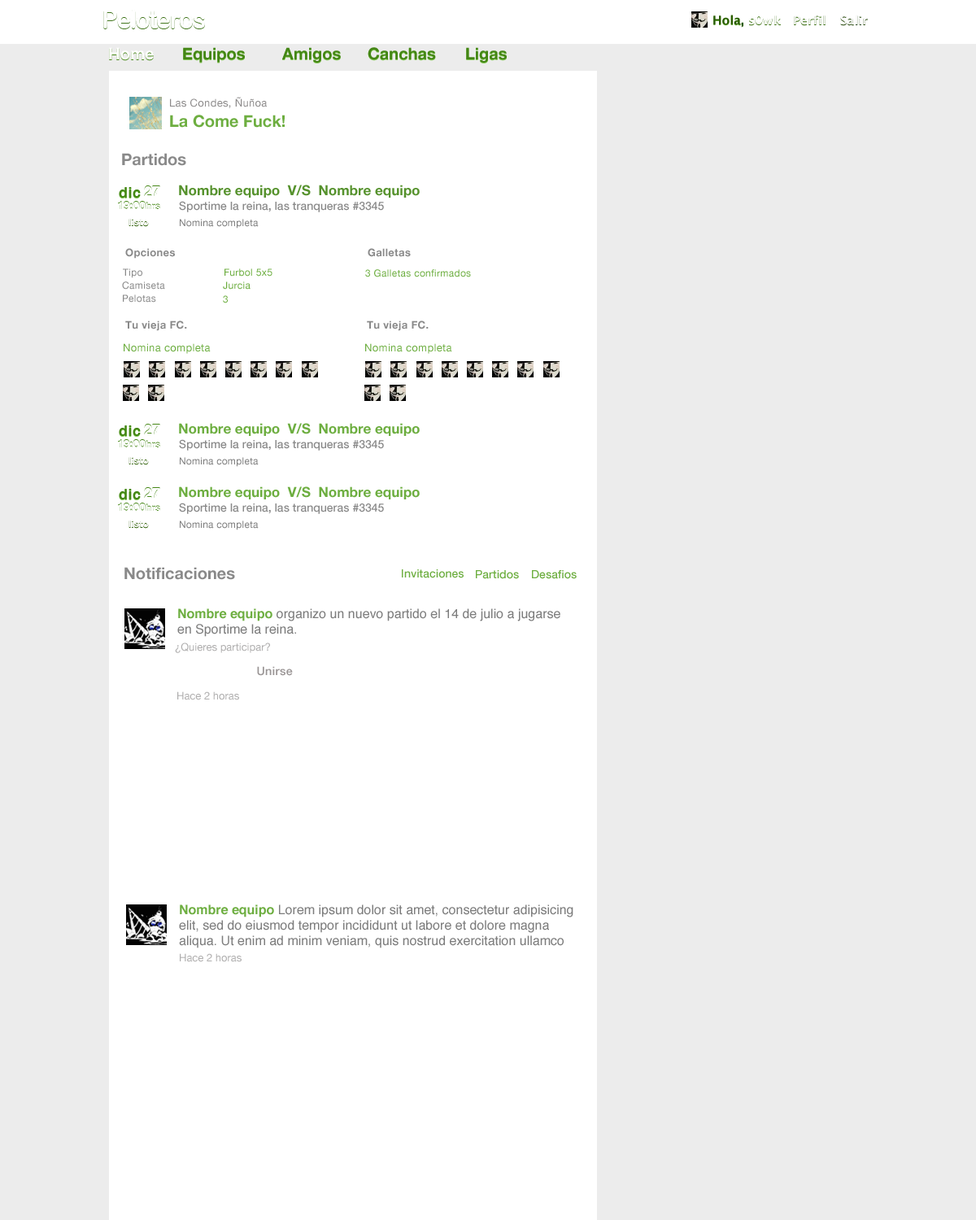
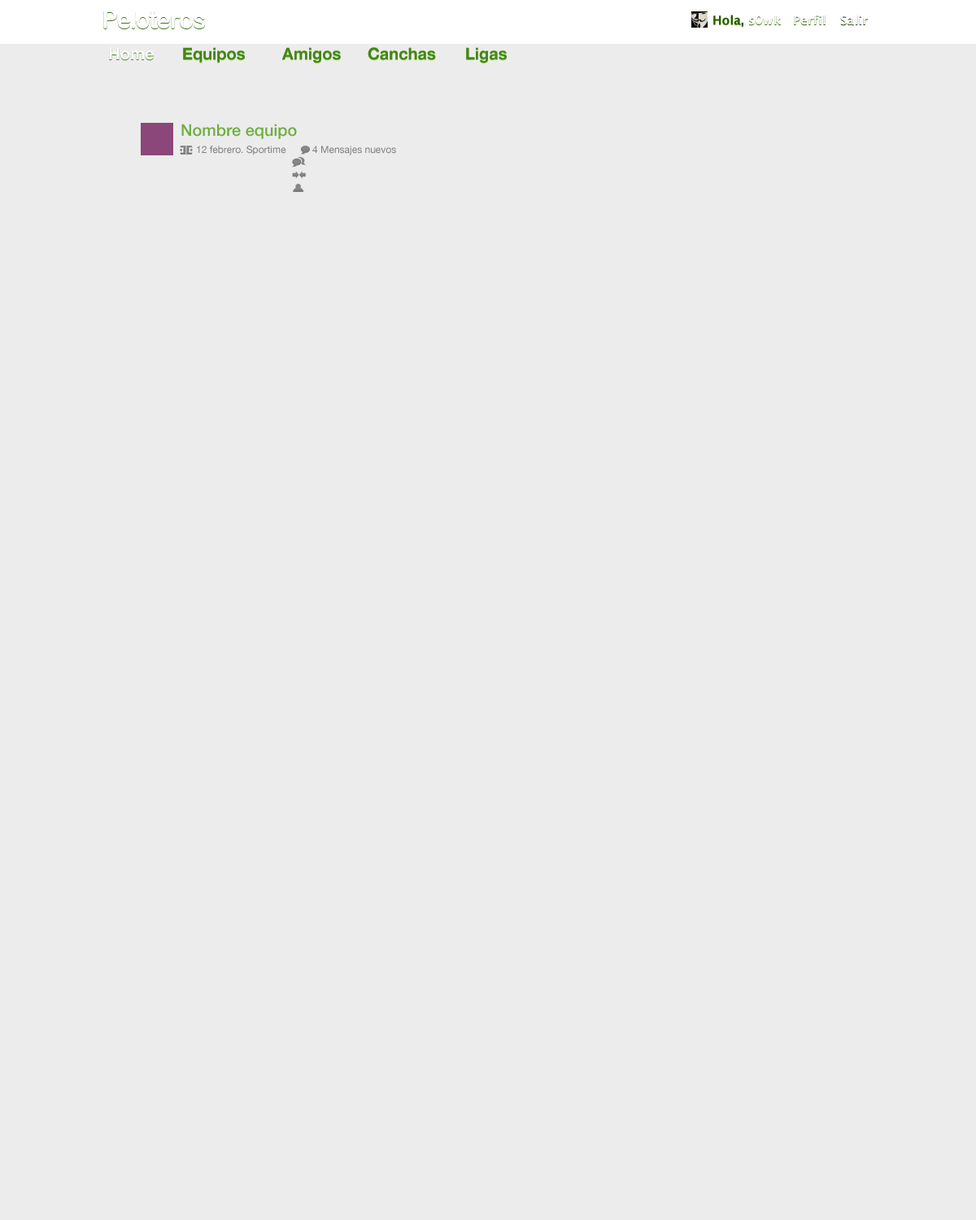
Layers edited between the first and the second 976×1220 image:
added group "equipo" with 7 layers above "Shape 50" over (x1=140, y1=122, x2=397, y2=192)
added layer "4 Mensajes nuevos" in group "equipo" over (x1=312, y1=145, x2=397, y2=156)
added layer "12 febrero. Sportime" in group "equipo" over (x1=196, y1=145, x2=287, y2=156)
added layer "Nombre equipo" in group "equipo" over (x1=181, y1=123, x2=297, y2=140)
added layer "Layer 8" in group "equipo" over (x1=140, y1=122, x2=174, y2=156)
added layer "Layer 7" in group "equipo" over (x1=178, y1=144, x2=311, y2=192)
hid group "left" (158 layers) over (x1=117, y1=96, x2=577, y2=963)
hid "Layer 2" over (x1=109, y1=70, x2=598, y2=1220)
